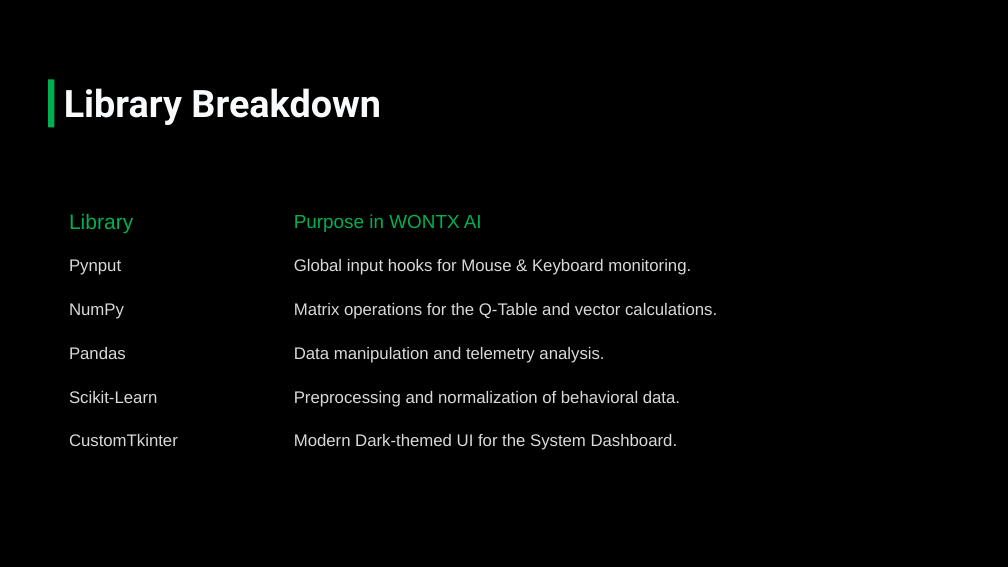
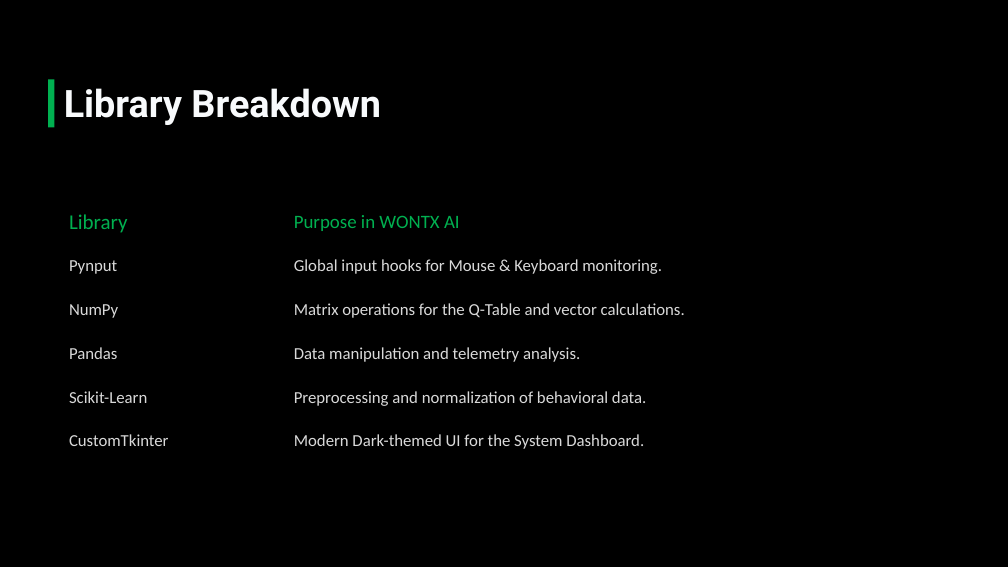
Before and after one commit to dreams-from-dust/AI_model_wontx, a slide deck: slide 5 of docs/wontx_ai_presentation.pptx. Drawn at 1008x567 pixels with LibreOffice and Linux fonts; fonts in the diff are those of the drawing; background and template pictures are left out. Boxes give left, top, right and bottom in pixels: in the first picture for what was removed or moved away, otherwise in the second. Text is boxed around its words. In the diff, an @@ line names an element or a change of style, - is before the commit and + after.

```diff
--- a/docs/wontx_ai_presentation.pptx
+++ b/docs/wontx_ai_presentation.pptx
@@ table at bbox=[64, 200, 975, 464] @@
@@ font Arial to Calibri @@
```
Also in this commit, not shown: 5 other slides changed, 1 other file.
